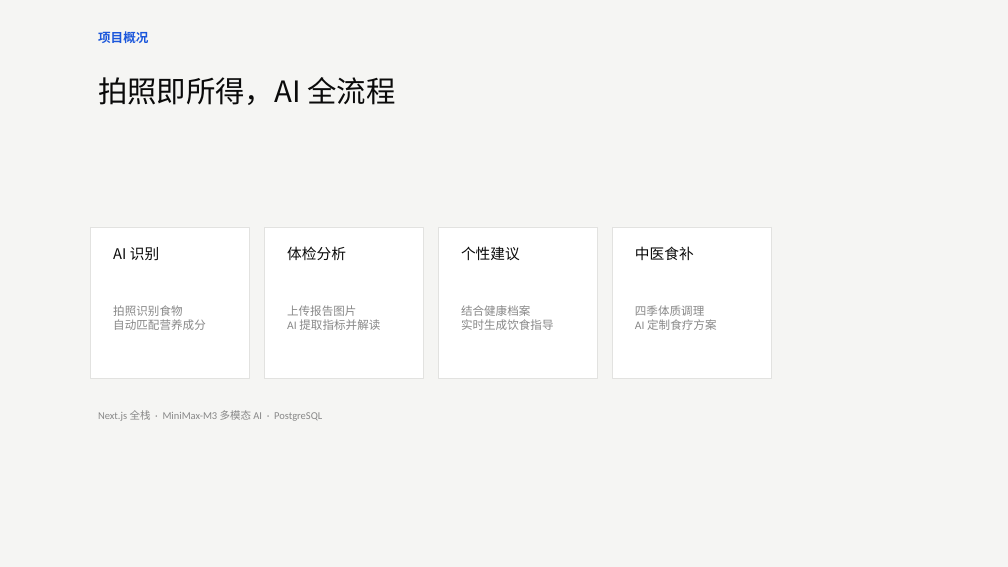
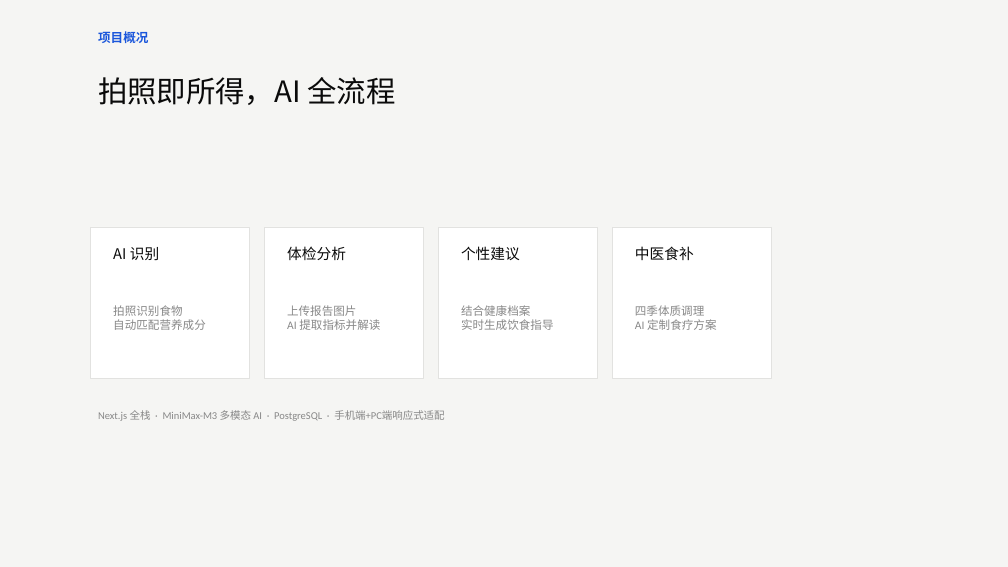
Before and after one commit to sarahfang2010/health-track, a slide deck: slide 5 of ppt/健康追踪-商业计划书.pptx. Drawn at 1008x567 pixels with LibreOffice and Linux fonts; fonts in the diff are those of the drawing. Boxes give left, top, right and bottom in pixels: in the first picture for what was removed or moved away, otherwise in the second. Text is boxed around its words. In the diff, an @@ line names an element or a change of style, - is before the commit and + after.

```diff
--- a/ppt/健康追踪-商业计划书.pptx
+++ b/ppt/健康追踪-商业计划书.pptx
@@ text at [98, 410, 444, 421]: text changed @@
-Next.js 全栈 · MiniMax-M3 多模态 AI · PostgreSQL
+Next.js 全栈 · MiniMax-M3 多模态 AI · PostgreSQL · 手机端+PC端响应式适配
```
Also in this commit, not shown: 6 other files.
